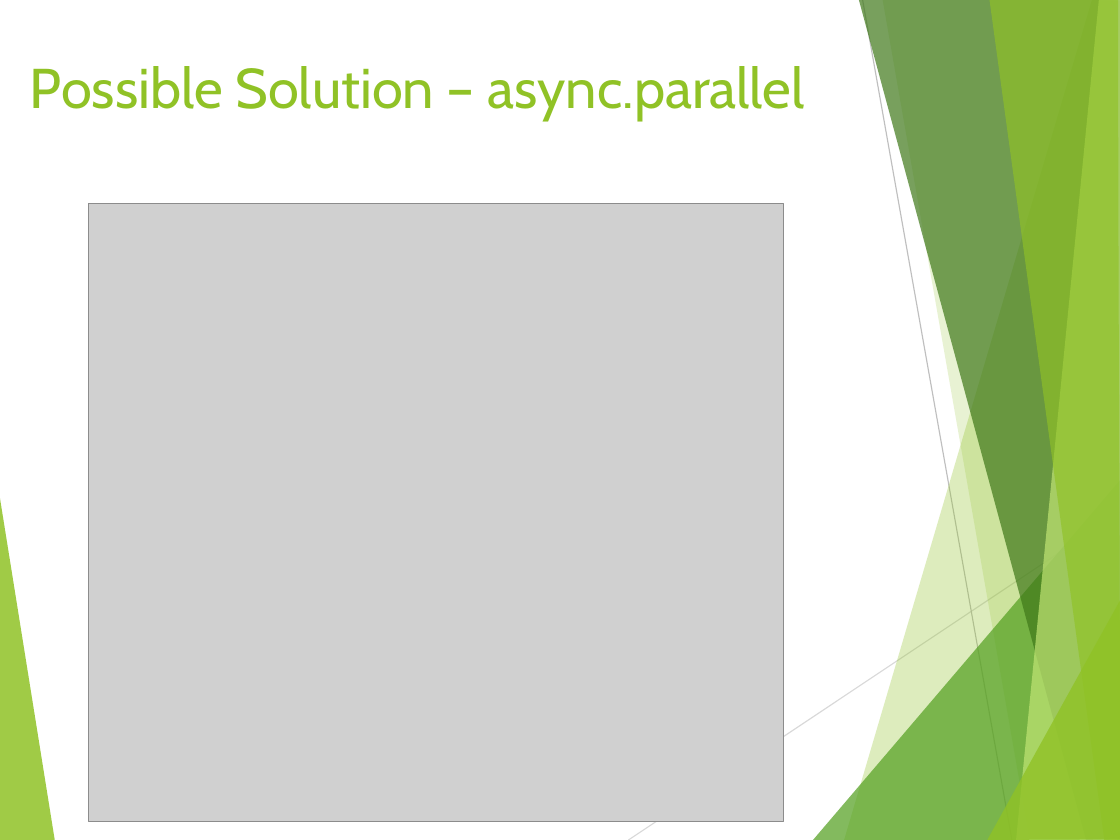
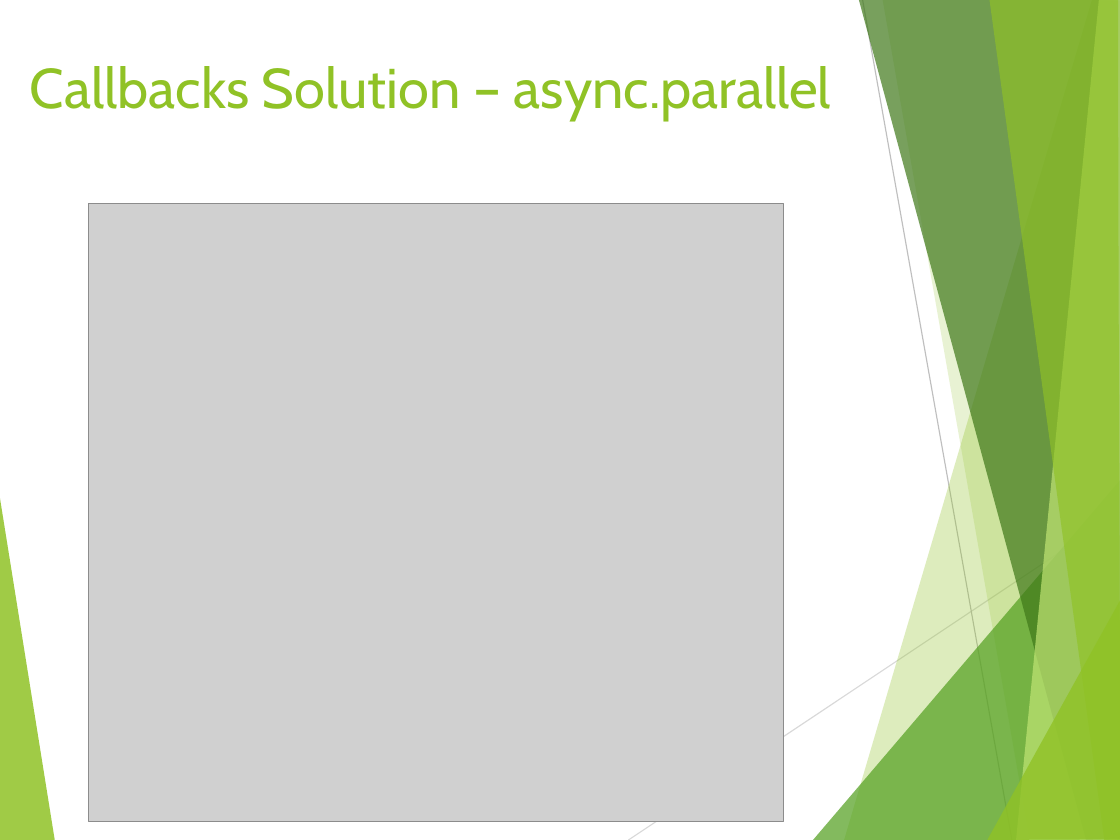
Before and after one commit to tamarstern/MyNodeJSCourse, a slide deck: slide 16 of day2/nodejs_performance/NodeJs_Performance.pptx. Drawn at 1120x840 pixels with LibreOffice and Linux fonts; fonts in the diff are those of the drawing; grey boxes stand for pictures. Boxes give left, top, right and bottom in pixels: in the first picture for what was removed or moved away, otherwise in the second. Text is boxed around its words. In the diff, an @@ line names an element or a change of style, - is before the commit and + after.

```diff
--- a/day2/nodejs_performance/NodeJs_Performance.pptx
+++ b/day2/nodejs_performance/NodeJs_Performance.pptx
@@ title at [30, 66, 831, 120]: text changed @@
-Possible Solution – async.parallel
+Callbacks Solution – async.parallel
```
Also in this commit, not shown: 2 other slides changed, 4 slides added, 5 other files.
